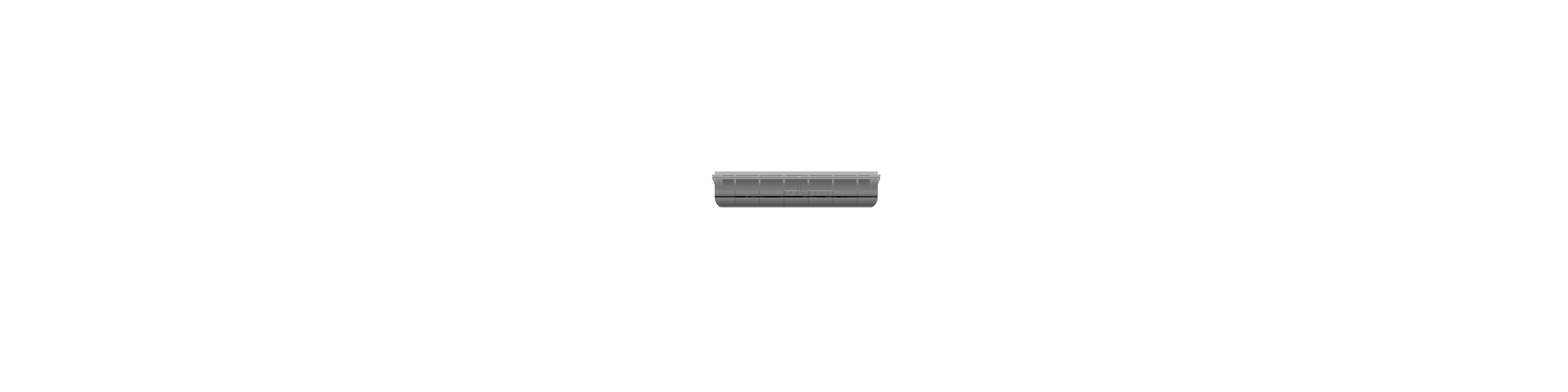
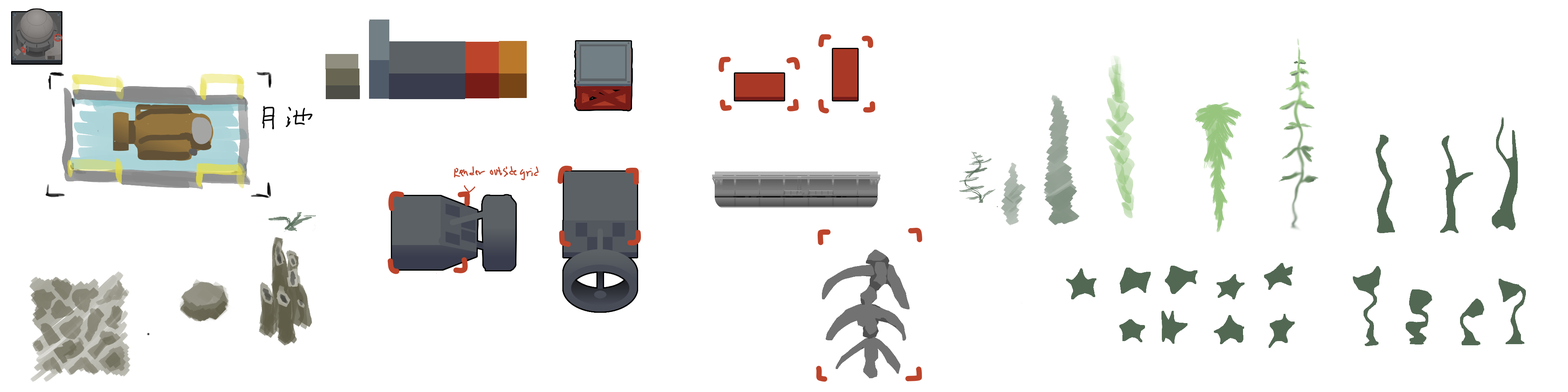
Comparing the layer stacks of the two (1568, 392) images. Changes:
added layer "color card" above "scuba shuttle" over [283, 19, 539, 346]
added group "scuba shuttle" with 2 layers above "frame" over [73, 73, 980, 172]
added layer "顏料圖層 80" in group "scuba shuttle" over [73, 73, 980, 172]
added group "群組 79" with 26 layers above "顏料圖層 1" over [11, 8, 923, 383]
added layer "顏料圖層 78" in group "群組 79" over [369, 24, 923, 382]
added group "群組 87" with 2 layers in group "群組 79" over [718, 34, 876, 114]
added layer "副本自 顏料圖層 86" in group "群組 87" over [718, 34, 876, 114]
added layer "顏料圖層 86" in group "群組 87" over [718, 34, 876, 114]
added group "副本自 群組 73" with 12 layers in group "群組 79" over [528, 165, 642, 313]
added group "群組 76" with 8 layers in group "副本自 群組 73" over [558, 224, 642, 313]
added layer "副本自 顏料圖層 74" (1st of 5, in "群組 79" › "副本自 群組 73" › "群組 76") in group "群組 76" over [559, 240, 641, 313]
added layer "副本自 顏料圖層 74" (5th of 5, in "群組 79" › "副本自 群組 73" › "群組 76") in group "群組 76" over [558, 224, 642, 313]
added layer "顏料圖層 70" (1st of 2, in "群組 79" › "副本自 群組 73") in group "副本自 群組 73" over [588, 196, 642, 313]
added layer "顏料圖層 1" (1st of 4, in "群組 79" › "副本自 群組 73") in group "副本自 群組 73" over [528, 165, 642, 313]
added group "群組 73" with 7 layers in group "群組 79" over [387, 166, 529, 275]
added layer "顏料圖層 1" (2nd of 4, in "群組 79" › "群組 73") in group "群組 73" over [387, 166, 529, 275]
added layer "顏料圖層 1" (3rd of 4) above "顏料圖層 2" over [29, 210, 642, 383]
added layer "顏料圖層 2" above "顏料圖層 1" over [49, 11, 1526, 382]
added layer "顏料圖層 1" (4th of 4) above "船體平台" over [23, 49, 343, 221]
painted on "顏料圖層 67" over [171, 19, 1127, 270]
painted on "副本自 Railing 已合併" (1st of 2, in "船體平台" › "Railing") over [640, 34, 1522, 288]
painted on "副本自 Railing 已合併" (2nd of 2, in "船體平台" › "Railing") over [627, 34, 1522, 288]
painted on "Railing 已合併" (2nd of 2, in "船體平台" › "Railing") over [602, 34, 1522, 288]
…and 22 more changes (21 added, 1 painted)
